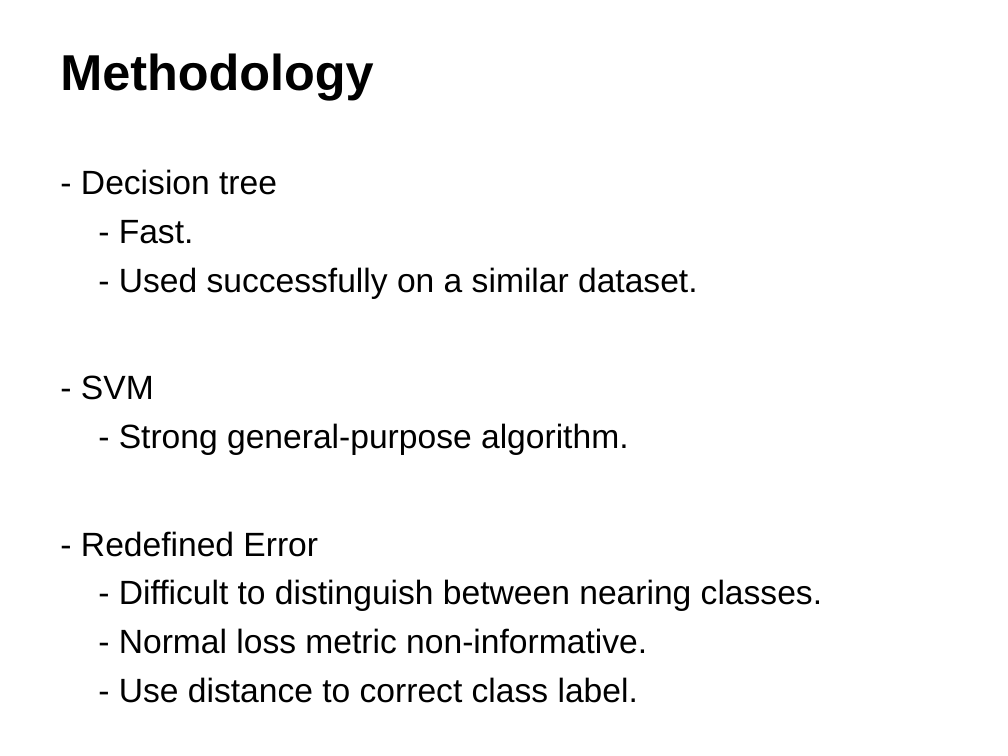
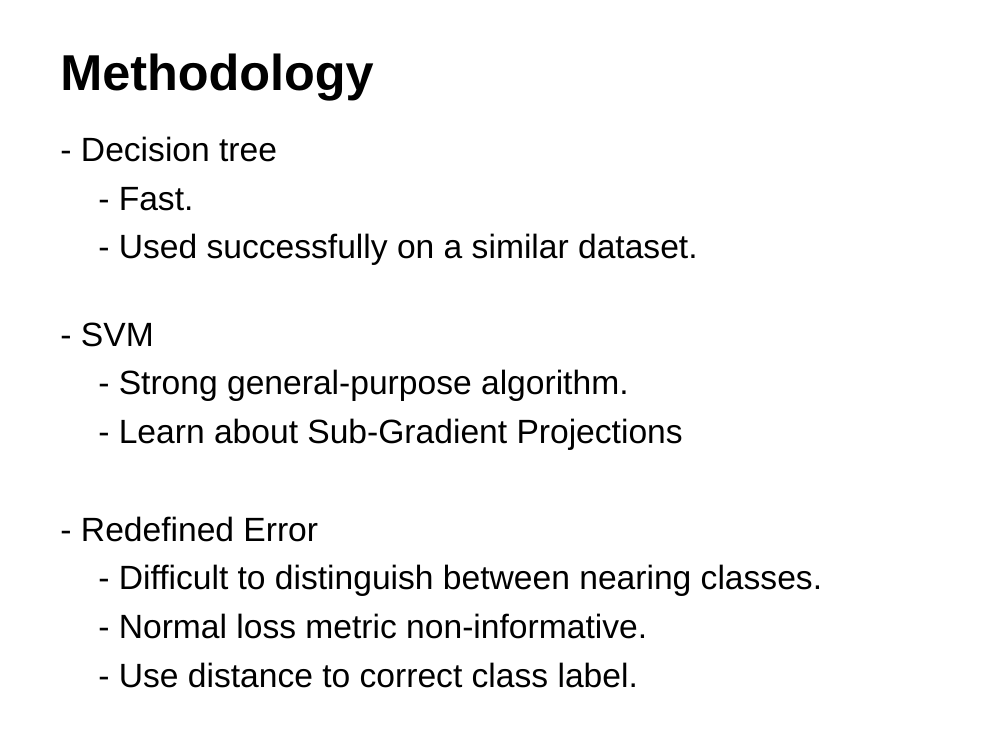
Before and after one commit to andermic/cs534_2_project, a slide deck: slide 4 of Final_Presentation/Slides.pptx. Drawn at 1008x756 pixels with LibreOffice and Linux fonts; fonts in the diff are those of the drawing. Boxes give left, top, right and bottom in pixels: in the first picture for what was removed or moved away, otherwise in the second. Text is boxed around its words. In the diff, an @@ line names an element or a change of style, - is before the commit and + after.

```diff
--- a/Final_Presentation/Slides.pptx
+++ b/Final_Presentation/Slides.pptx
@@ text "- Decision tree" moved from (x1=81, y1=169, x2=822, y2=703) to (x1=81, y1=136, x2=822, y2=688) @@
@@ text at (x1=119, y1=418, x2=683, y2=450): paragraph added @@
+- Learn about Sub-Gradient Projections
```
Also in this commit, not shown: 5 other slides changed.
